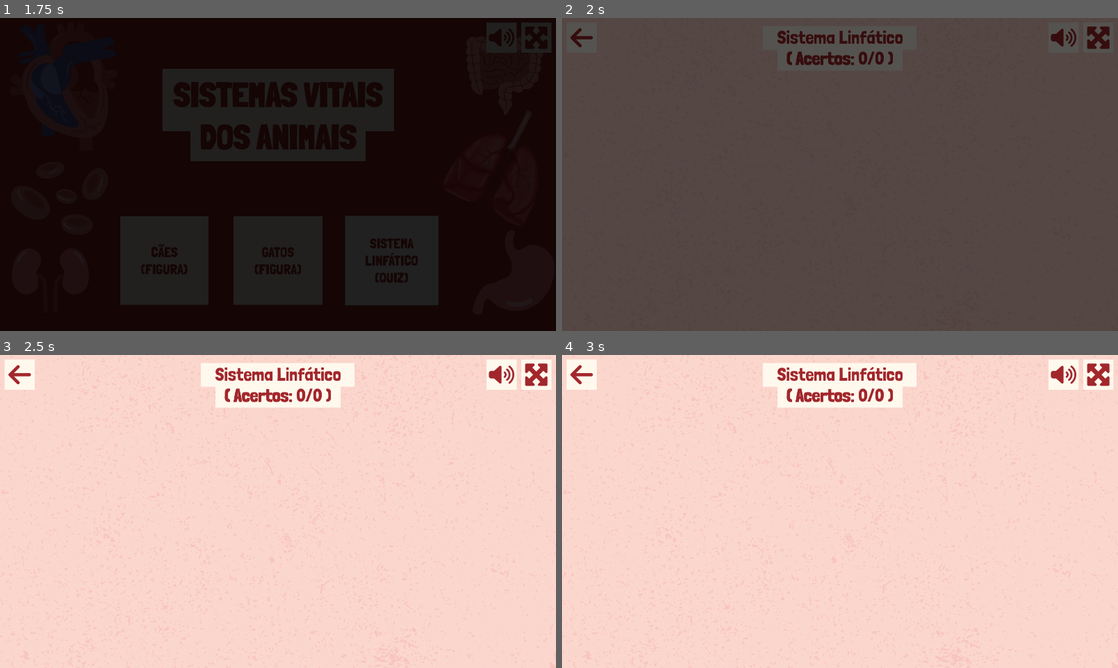
Above: before the commit, frames 1-4 (two rows, left to right).
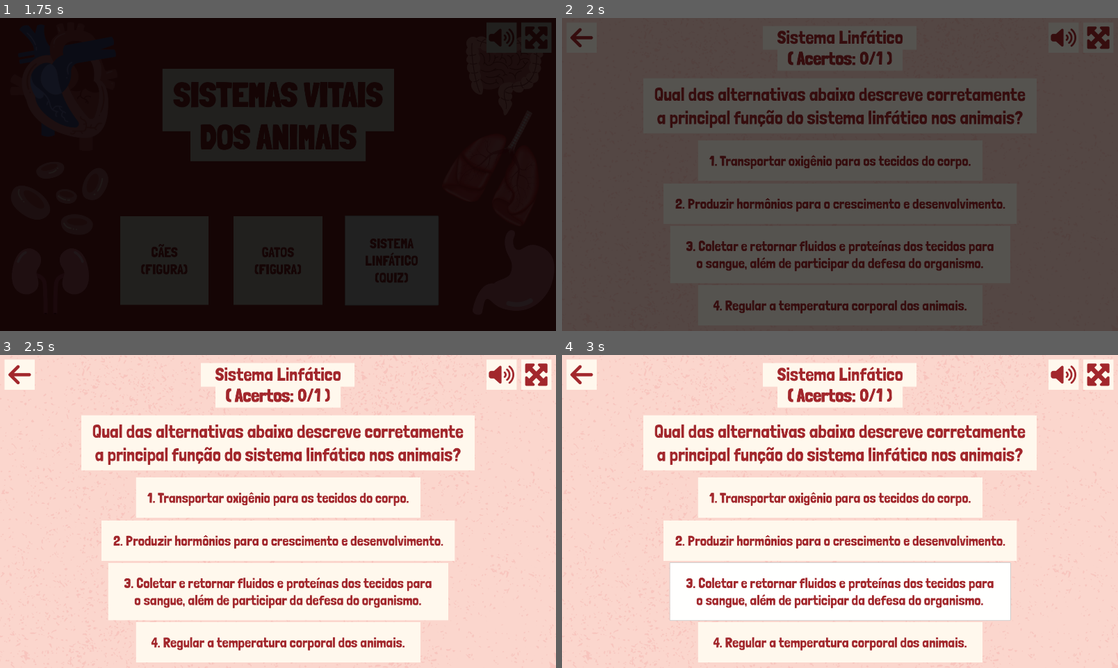
Above: after the commit, the same moments.

Repository: telmotrooper/vet-game
Game: Godot game, scene res://main.tscn
The game is run twice, just before and just after one commit, with the same random seed, the same clock (stepped at 60 frames per second) and the same inputs.
Inputs (mouse positions are in pixels of both pictures, inside the frame that each line leads up to):
- Up to frame 1 (1.75 s): tap Enter at 0.5 s; click "SISTEMA LINFÁTICO (QUIZ)" at 1.25 s
- Up to frame 2 (2 s): no input
- Up to frame 3 (2.5 s): click (278, 498) at 2 s, where only the run after the commit has a clickable "1. Transportar oxigênio para …"
- Up to frame 4 (3 s): click (840, 592) at 2.75 s, where only the run after the commit has a clickable "3. Coletar e retornar fluidos…"

Frame 1 is identical in both runs. In frame 2, 6.4% of the frame differs, in the area x 16-84%, y 10-95%; in frame 3, 44%; in frame 4, 44%, in the area x 14-86%, y 10-99%.

Commit message:
working on quiz

Diff:
--- a/lymphatic_system_level/lymphatic_system_level.tscn
+++ b/lymphatic_system_level/lymphatic_system_level.tscn
@@ -39,6 +39,21 @@
 size_flags_horizontal = 4
 color = Color(1, 0.972549, 0.929412, 1)
 
+[node name="Score" type="RichTextLabel" parent="Background/ScoreBackground"]
+unique_name_in_owner = true
+layout_mode = 1
+anchors_preset = 5
+anchor_left = 0.5
+anchor_right = 0.5
+offset_left = -222.5
+offset_right = 222.5
+offset_bottom = 88.0
+grow_horizontal = 2
+mouse_filter = 2
+bbcode_enabled = true
+text = "[center][b]( Acertos:[/b] 0/1 )[/center]"
+metadata/_edit_lock_ = true
+
 [node name="TitleBackground" type="ColorRect" parent="Background"]
 offset_left = 694.0
 offset_top = 28.0
@@ -46,32 +61,19 @@
 offset_bottom = 109.0
 color = Color(1, 0.972549, 0.929412, 1)
 
-[node name="TitleLabel" type="Label" parent="Background"]
+[node name="TitleLabel" type="Label" parent="Background/TitleBackground"]
+layout_mode = 1
 anchors_preset = 5
 anchor_left = 0.5
 anchor_right = 0.5
-offset_left = -290.0
-offset_top = 28.0
-offset_right = 290.0
-offset_bottom = 107.0
+offset_left = -289.5
+offset_right = 290.5
+offset_bottom = 79.0
 grow_horizontal = 2
 text = "Sistema Linfático"
 label_settings = SubResource("LabelSettings_hcqab")
 horizontal_alignment = 1
-
-[node name="Score" type="RichTextLabel" parent="Background"]
-unique_name_in_owner = true
-anchors_preset = 5
-anchor_left = 0.5
-anchor_right = 0.5
-offset_left = -222.5
-offset_top = 100.0
-offset_right = 222.5
-offset_bottom = 188.0
-grow_horizontal = 2
-mouse_filter = 2
-bbcode_enabled = true
-text = "[center][b]( Acertos:[/b] 0/1 )[/center]"
+metadata/_edit_lock_ = true
 
 [node name="VictoryPanel" parent="." instance=ExtResource("8_raek5")]
 unique_name_in_owner = true
@@ -79,3 +81,111 @@
 layout_mode = 1
 offset_top = -325.0
 offset_bottom = 325.0
+
+[node name="Questions" type="Control" parent="."]
+unique_name_in_owner = true
+anchors_preset = 0
+offset_right = 40.0
+offset_bottom = 40.0
+
+[node name="Question1" type="ColorRect" parent="Questions"]
+layout_mode = 1
+anchors_preset = 8
+anchor_left = 0.5
+anchor_top = 0.5
+anchor_right = 0.5
+anchor_bottom = 0.5
+offset_left = 261.0
+offset_top = 188.0
+offset_right = 1619.0
+offset_bottom = 378.0
+grow_horizontal = 2
+grow_vertical = 2
+color = Color(1, 0.972549, 0.929412, 1)
+
+[node name="QuestionText" type="Label" parent="Questions/Question1"]
+layout_mode = 1
+anchors_preset = 8
+anchor_left = 0.5
+anchor_top = 0.5
+anchor_right = 0.5
+anchor_bottom = 0.5
+offset_left = -641.0
+offset_top = -78.5
+offset_right = 641.0
+offset_bottom = 78.5
+grow_horizontal = 2
+grow_vertical = 2
+text = "Qual das alternativas abaixo descreve corretamente
+a principal função do sistema linfático nos animais?"
+label_settings = SubResource("LabelSettings_hcqab")
+horizontal_alignment = 1
+metadata/_edit_lock_ = true
+
+[node name="Answers" type="Control" parent="Questions/Question1"]
+anchors_preset = 0
+offset_left = -281.0
+offset_top = -208.0
+offset_right = -241.0
+offset_bottom = -168.0
+
+[node name="Answer1" type="Button" parent="Questions/Question1/Answers"]
+layout_mode = 1
+anchors_preset = 8
+anchor_left = 0.5
+anchor_top = 0.5
+anchor_right = 0.5
+anchor_bottom = 0.5
+offset_left = 448.5
+offset_top = 402.5
+offset_right = 1431.5
+offset_bottom = 541.5
+grow_horizontal = 2
+grow_vertical = 2
+text = "1. Transportar oxigênio para os tecidos do corpo."
+
+[node name="Answer2" type="Button" parent="Questions/Question1/Answers"]
+layout_mode = 1
+anchors_preset = 8
+anchor_left = 0.5
+anchor_top = 0.5
+anchor_right = 0.5
+anchor_bottom = 0.5
+offset_left = 330.5
+offset_top = 551.0
+offset_right = 1550.5
+offset_bottom = 690.0
+grow_horizontal = 2
+grow_vertical = 2
+text = "2. Produzir hormônios para o crescimento e desenvolvimento."
+
+[node name="Answer3" type="Button" parent="Questions/Question1/Answers"]
+layout_mode = 1
+anchors_preset = 8
+anchor_left = 0.5
+anchor_top = 0.5
+anchor_right = 0.5
+anchor_bottom = 0.5
+offset_left = 353.0
+offset_top = 696.5
+offset_right = 1528.0
+offset_bottom = 894.5
+grow_horizontal = 2
+grow_vertical = 2
+text = "3. Coletar e retornar fluidos e proteínas dos tecidos para o sangue, além de participar da defesa do organismo."
+autowrap_mode = 2
+
+[node name="Answer4" type="Button" parent="Questions/Question1/Answers"]
+layout_mode = 1
+anchors_preset = 8
+anchor_left = 0.5
+anchor_top = 0.5
+anchor_right = 0.5
+anchor_bottom = 0.5
+offset_left = 449.0
+offset_top = 902.0
+offset_right = 1432.0
+offset_bottom = 1041.0
+grow_horizontal = 2
+grow_vertical = 2
+text = "4. Regular a temperatura corporal dos animais."
--- a/quiz_level.gd
+++ b/quiz_level.gd
@@ -1,6 +1,6 @@
 extends Control
 
-var slot_counter: int
+var question_counter: int
 var score := 0
 var mistakes := 0
 
@@ -9,19 +9,18 @@
 func _ready() -> void:
 	%VictoryPanel.visible = false
 	%VictoryPanel.scale = Vector2.ZERO
-	#for child in %Slots.get_children():
-		#if child is Slot:
-			#slot_counter += 1
+	for child in %Questions.get_children():
+		question_counter += 1
 	update_text()
 
 func _on_slot_filled() -> void:
 	score += 1
 	update_text()
-	if score == slot_counter:
+	if score == question_counter:
 		show_victory_panel()
 
 func update_text() -> void:
-	%Score.text = base_text % [score, slot_counter]
+	%Score.text = base_text % [score, question_counter]
 
 func show_victory_panel() -> void:
 	if mistakes == 0:
